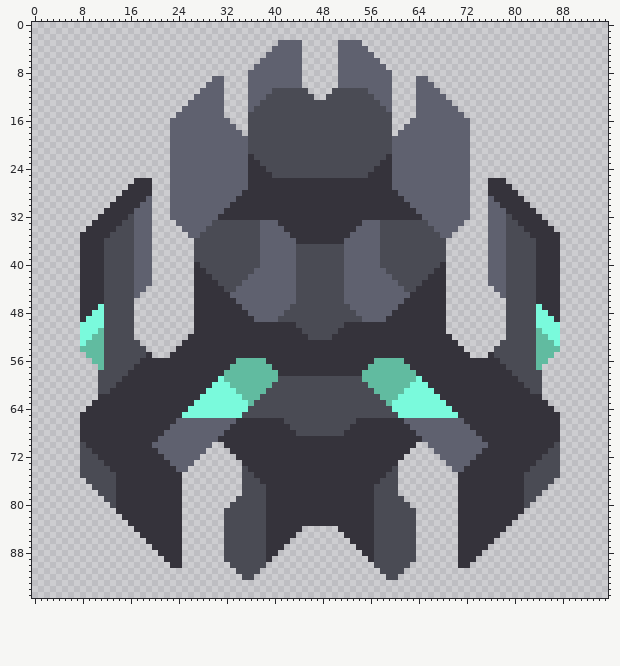
File history of a sprite sheet, sprites/units/serinus.png. Above, as it was before the edit.
The file is 96x96 pixels.
The same view after the edit:
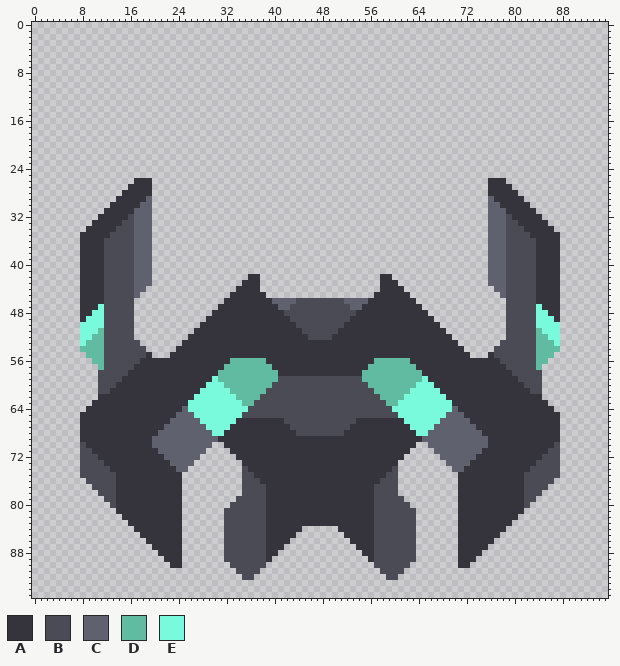
Palette (. is transparent): A #35333b  B #4a4b54  C #5f616f  D #61bba0  E #7afadc
What changed:
Changed rows in their new state; - is an unchanged pixel.
first column x 23:
 3 ------------------....------....------------------
 4 -----------------.....------.....-----------------
 5 ----------------......------......----------------
 6 ---------------.......------.......---------------
 7 --------------........------........--------------
 8 -------------.........------.........-------------
 9 -------..----.........------.........----..-------
10 ------...----.........------.........----...------
11 -----....----..........----..........----....-----
12 ----.....----...........--...........----.....----
13 ---......----........................----......---
14 --.......----........................----.......--
15 -........----........................----........-
16 ..........---........................---..........
17 ...........--........................--...........
18 ............-........................-............
19 ..................................................
20 ..................................................
21 ..................................................
22 ..................................................
23 ..................................................
24 ..................................................
25 ..................................................
26 ..................................................
27 ..................................................
28 ..................................................
29 ..................................................
30 ..................................................
31 ..................................................
32 ..................................................
33 -................................................-
34 --..............................................--
35 ---............................................---
36 ----..........................................----
37 ----..........................................----
38 ----..........................................----
39 ----..........................................----
40 ----..........................................----
41 ----..........................................----
42 ----.........AA....................AA.........----
43 ----........AAA....................AAA........----
44 ----.......AAAA....................AAAA.......----
45 ----......AAAAAA..................AAAAAA......----
46 ----.....--AAAAAA----------------AAAAAA--.....----
47 ----....----AAAAAA--------------AAAAAA----....----
48 ----...------AAAAAA------------AAAAAA------...----
49 ----..--------AAAAAA----------AAAAAA--------..----
50 ----.----------------------------------------.----
first column x 20:
56 -------------D----------------------------D-------------
57 ------------D------------------------------D------------
58 -----------D--------------------------------D-----------
59 ----------ED--------------------------------DE----------
60 ---------E--D------------------------------D--E---------
61 --------E----D----------------------------D----E--------
62 -------E------D--------------------------D------E-------
63 ------E--------D------------------------D--------E------
64 -----C--------------------------------------------C-----
65 ----CCC------------------------------------------CCC----
66 ---C----EEEEEE----------------------------EEEEEE----C---
67 --C------EEEE------------------------------EEEE------C--
68 -C--------EE--------------------------------EE--------C-
69 C------------------------------------------------------C
